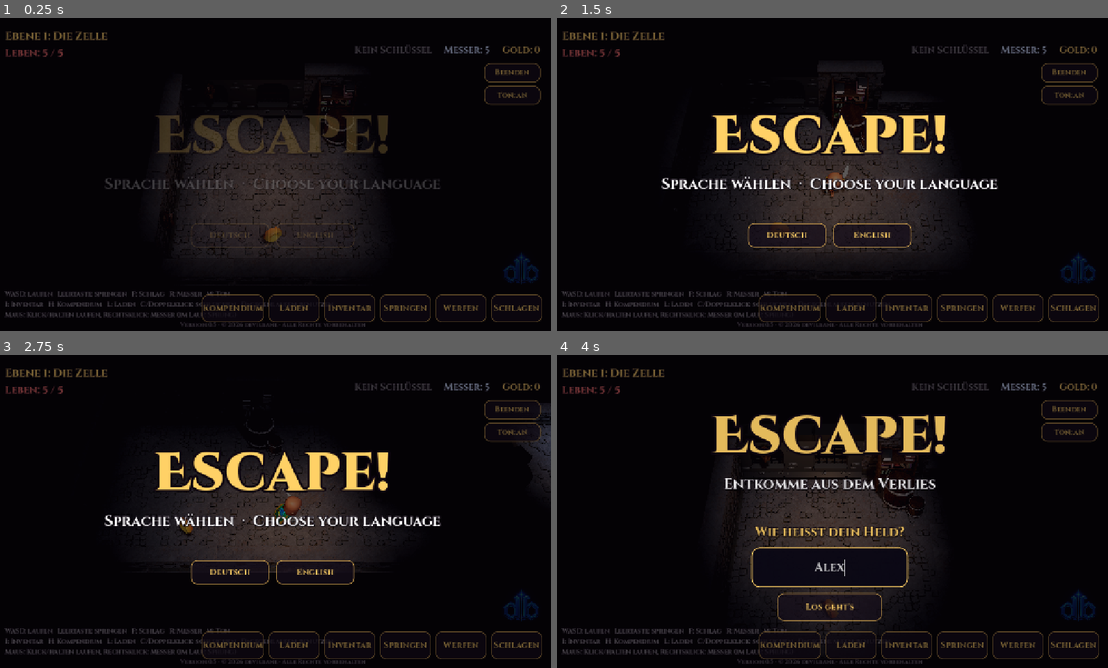
Above: before the commit, frames 1-4 (two rows, left to right).
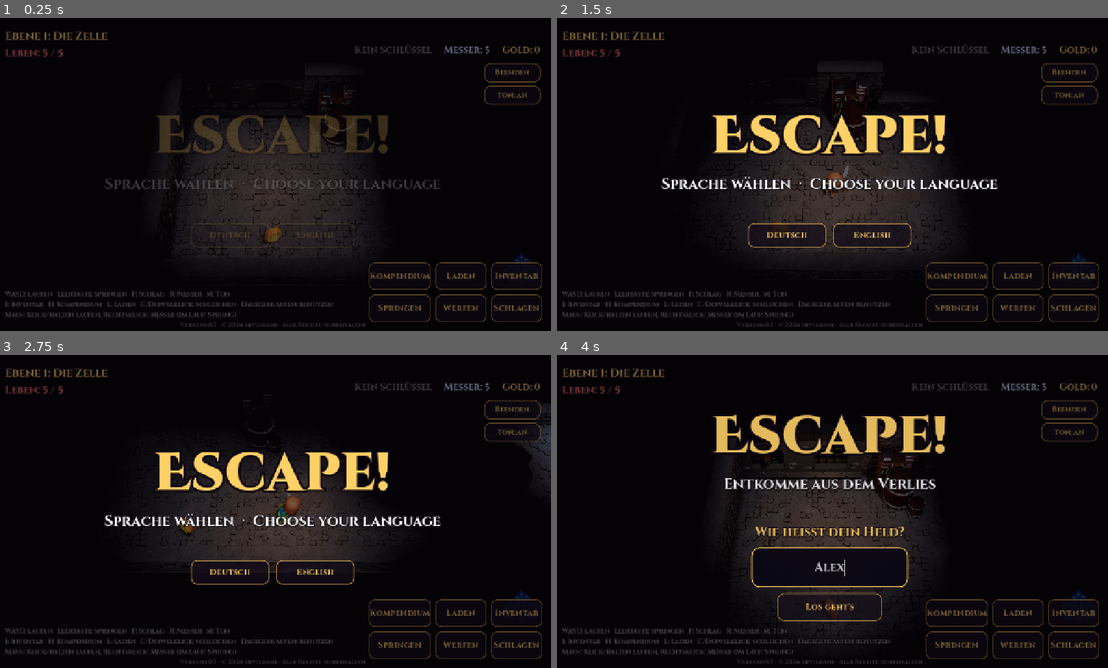
Above: after the commit, the same moments.

Repository: Devilbane/Escape
Game: Godot game, scene res://scenes/main.tscn
Same seed, same stepped clock (60 frames per second), same inputs: the game is played once before the commit and once after it.
Inputs (mouse positions are in pixels of both pictures, inside the frame that each line leads up to):
- Up to frame 1 (0.25 s): no input
- Up to frame 2 (1.5 s): tap Enter at 0.5 s; move the mouse to (953, 158) at 0.52 s; hold Right (ui_right) 0.53-1.28 s; tap N at 0.6, 1.35 s; click (953, 158) at 0.67 s; tap Space at 0.77 s; move the mouse to (716, 190) at 1.27 s; hold Down (ui_down) from 1.28 s (still down)
- Up to frame 3 (2.75 s): tap Space at 1.52 s; move the mouse to (330, 442) at 2.02 s; release Down (ui_down) at 2.03 s; hold Right (ui_right) from 2.03 s (still down); tap 1 at 2.1 s; tap N at 2.3 s
- Up to frame 4 (4 s): move the mouse to (799, 574) at 2.77 s; release Right (ui_right) at 2.78 s; hold Up (ui_up) 2.78-3.5 s; tap 2 at 2.85 s; click (799, 574) at 2.92 s; tap Space at 3.02 s; tap N at 3.05 s; click (826, 567) at 3.52 s; type "Alex" at 3.6 s

The runs differ from the first frame. In frame 1, 1.3% of the frame differs, in the area x 36-99%, y 78-98%; in frame 2, 1.3%; in frame 3, 1.3%; in frame 4, 1.3%.

Commit message:
Compress textures on the GPU, confirm saving at once
All 70 textures (the kit's 1024² albedo and normal maps and the KayKit
palette textures, one per model) were imported lossless, so the GPU held
them uncompressed: about 160 MB of texture memory on the first level and
more as later levels load new pieces. In the browser that is enough to lose
the WebGL context on a modest graphics chip late in the game. VRAM
compression brings level 1 down to 33 MB.

Sleeping in the bed now says "Spiel gespeichert." the moment the file is
written (or "Speichern fehlgeschlagen!"), and the HUD buttons sit in two
rows of three so they no longer cover the help text.

Co-Authored-By: Claude Fable 5.1 <noreply@anthropic.com>
Claude-Session: https://claude.ai/code/session_01QGyVRgLkXQ7bY3FzbpWzyK

Diff:
--- a/scripts/game.gd
+++ b/scripts/game.gd
@@ -304,7 +304,7 @@
 	_hud.add_child(mark)
 
 	var buttons := GridContainer.new()
-	buttons.columns = 6
+	buttons.columns = 3
 	buttons.add_theme_constant_override("h_separation", 10)
 	buttons.add_theme_constant_override("v_separation", 10)
 	buttons.set_anchors_preset(Control.PRESET_BOTTOM_RIGHT)
@@ -798,8 +798,9 @@
 	return FileAccess.file_exists(SAVE_FILE)
 
 
-## Writes everything needed to wake up in this safe room later.
-func save_game() -> void:
+## Writes everything needed to wake up in this safe room later. True when
+## the file is really there afterwards.
+func save_game() -> bool:
 	var data := {
 		"version": 1, "name": hero_name, "level": level_index, "coins": coins, "secrets": secrets_found, "dry": dry_levels, "hp": player.hp, "knives": player.knives,
 		"gift_hp": player.gift_hp, "gift_power": player.gift_power, "gift_speed": player.gift_speed,
@@ -807,20 +808,25 @@
 		"lore": lore,
 	}
 	var file := FileAccess.open(SAVE_FILE, FileAccess.WRITE)
+	if file == null:
+		return false
 	file.store_string(JSON.stringify(data))
 	file.close()
+	return FileAccess.file_exists(SAVE_FILE)
 
 
 ## The hero lies down in the safe room's bed: save, then back to the title.
 func sleep() -> void:
-	save_game()
+	var saved := save_game()
+	# Say so at once, so nobody has to wonder whether the save went through.
+	show_message(Lang.t("Spiel gespeichert.") if saved else Lang.t("Speichern fehlgeschlagen!"), 2.4)
 	state = State.TRANSITION
 	player.frozen = true
 	player.play("Lie_Down", 0.2)
 	var tween := create_tween()
 	tween.tween_interval(1.2)
 	tween.tween_property(_fade, "color", Color(0.03, 0.015, 0.04, 1.0), 1.2)
-	tween.tween_callback(func(): _show_start_title(Lang.t("Gute Nacht"), Lang.t("Dein Spiel ist gespeichert.")))
+	tween.tween_callback(func(): _show_start_title(Lang.t("Gute Nacht"), Lang.t("Dein Spiel ist gespeichert.") if saved else Lang.t("Speichern fehlgeschlagen!")))
 
 
 func _start_playing() -> void:
--- a/scripts/lang.gd
+++ b/scripts/lang.gd
@@ -31,6 +31,8 @@
 	"Namenlos": "Nameless",
 	"Gute Nacht": "Good night",
 	"Dein Spiel ist gespeichert.": "Your game has been saved.",
+	"Spiel gespeichert.": "Game saved.",
+	"Speichern fehlgeschlagen!": "Saving failed!",
 	"Frei!": "Free!",
 	"%s ist entkommen und hat %d Gold erbeutet.": "%s escaped with %d gold.",
 	"Klicken für ein neues Spiel": "Click for a new game",
Not shown, changed: assets/characters/Barbarian_barbarian_texture.png.import
Not shown, changed: assets/characters/Knight_knight_texture.png.import
Not shown, changed: assets/characters/Mage_mage_texture.png.import
Not shown, changed: assets/characters/Rogue_rogue_texture.png.import
Not shown, changed: assets/dungeon/banner_patternA_blue_dungeon_texture.png.import
Not shown, changed: assets/dungeon/banner_red_dungeon_texture.png.import
Not shown, changed: assets/dungeon/banner_shield_brown_dungeon_texture.png.import
Not shown, changed: assets/dungeon/barrel_large_dungeon_texture.png.import
Not shown, changed: assets/dungeon/barrel_small_dungeon_texture.png.import
Not shown, changed: assets/dungeon/bed_decorated_dungeon_texture.png.import
Not shown, changed: assets/dungeon/bottle_A_green_dungeon_texture.png.import
Not shown, changed: assets/dungeon/box_large_dungeon_texture.png.import
(and 58 more such lines)
